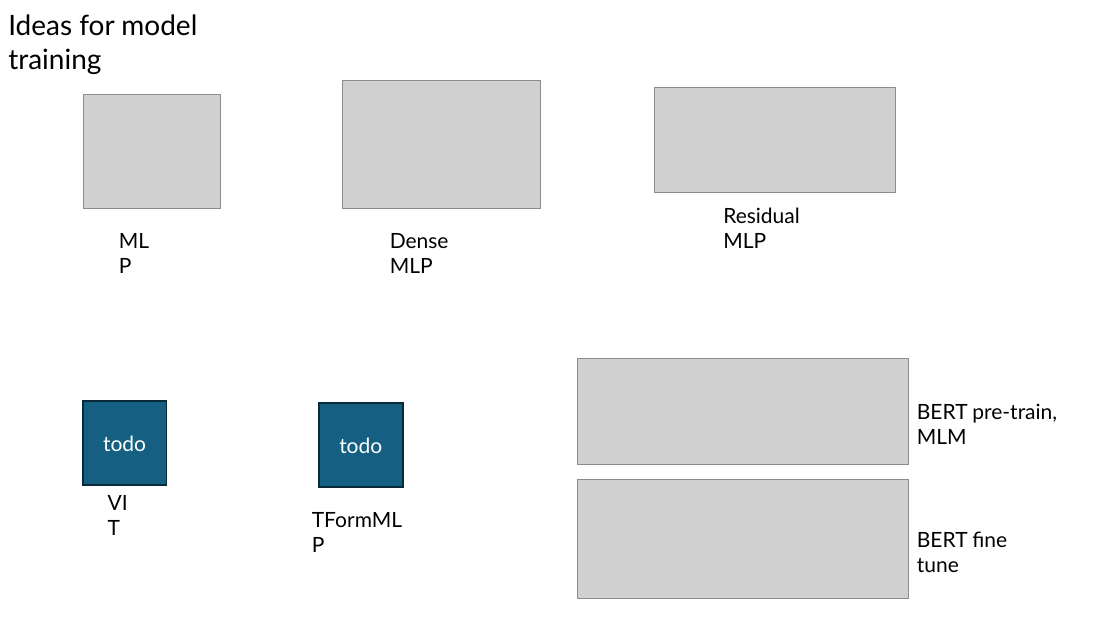
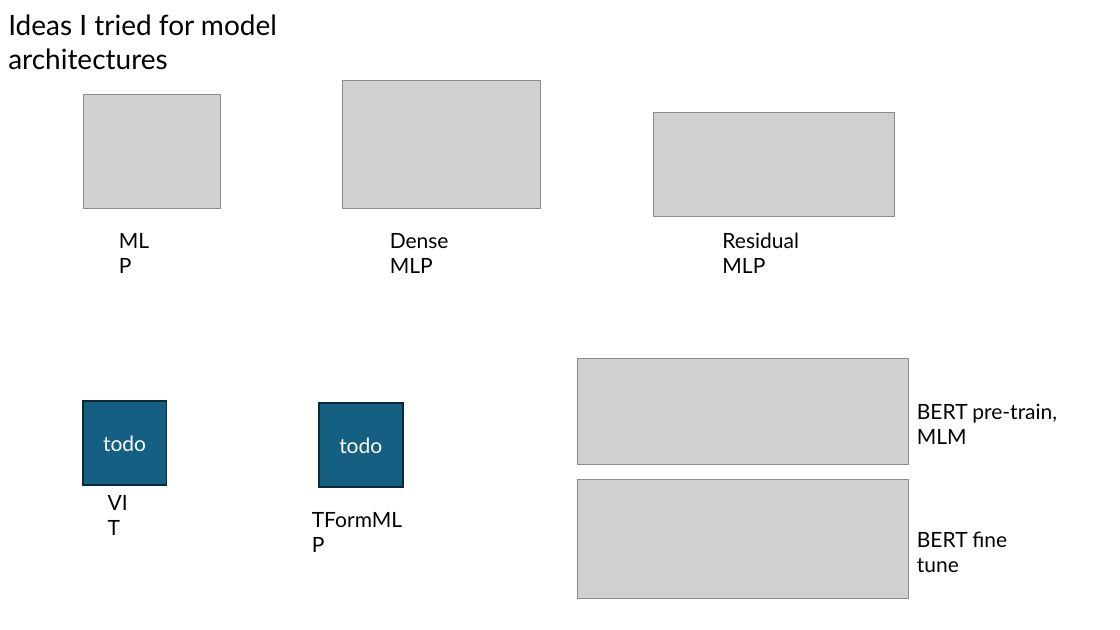
Before and after one commit to planaria158/BERT-antibody-antigen-binding-energy, a slide deck: slide 8 of Homework-aAlphaBio.pptx (slide 7 before the commit). Drawn at 1120x630 pixels with LibreOffice and Linux fonts; fonts in the diff are those of the drawing; grey boxes stand for pictures. Boxes give left, top, right and bottom in pixels: in the first picture for what was removed or moved away, otherwise in the second. Text is boxed around its words. In the diff, an @@ line names an element or a change of style, - is before the commit and + after.

```diff
--- a/Homework-aAlphaBio.pptx
+++ b/Homework-aAlphaBio.pptx
@@ text at (8, 14, 277, 70): text changed @@
-Ideas for model training
+Ideas I tried for model architectures
@@ picture: place and size @@
-picture at (655, 87, 896, 192)
+picture at (654, 113, 895, 217)
@@ text "Residual MLP": place and size @@
-text "Residual MLP" at (723, 207, 800, 223)
+text "Residual MLP" at (722, 232, 799, 248)
```
Also in this commit, not shown: 6 other slides changed, 4 slides added.
